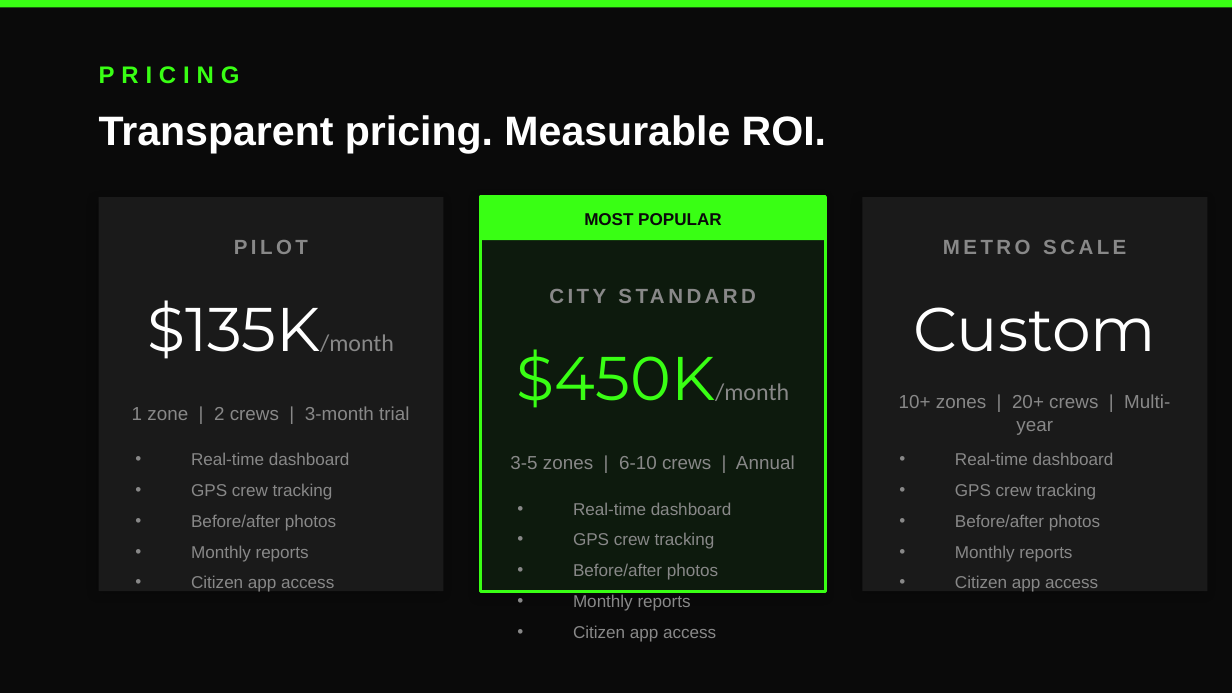
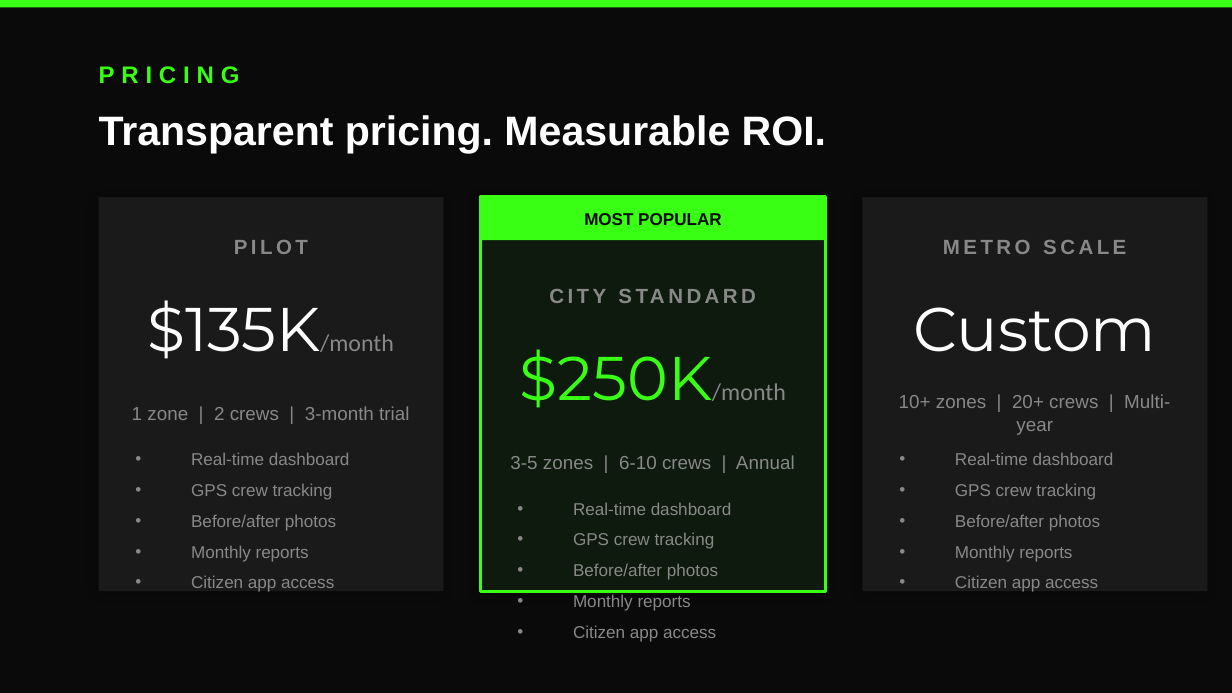
Before and after one commit to trentbaker8024-swept/Swept, a slide deck: slide 8 of Swept_Pitch_Deck.pptx. Drawn at 1232x693 pixels with LibreOffice and Linux fonts; fonts in the diff are those of the drawing. Boxes give left, top, right and bottom in pixels: in the first picture for what was removed or moved away, otherwise in the second. Text is boxed around its words. In the diff, an @@ line names an element or a change of style, - is before the commit and + after.

```diff
--- a/Swept_Pitch_Deck.pptx
+++ b/Swept_Pitch_Deck.pptx
@@ text at [520, 349, 786, 408]: text changed @@
-$450K/month
+$250K/month
```
Also in this commit, not shown: 2 other slides changed, 2 other files.
